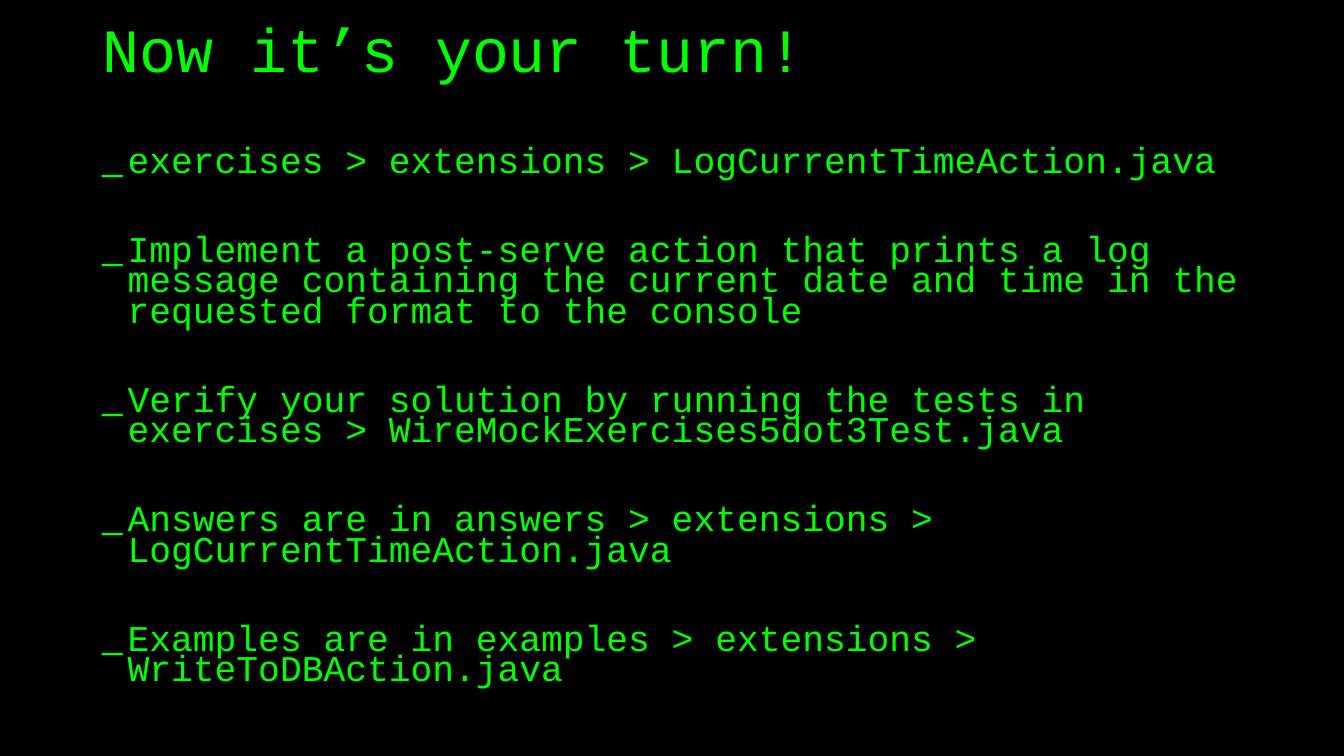
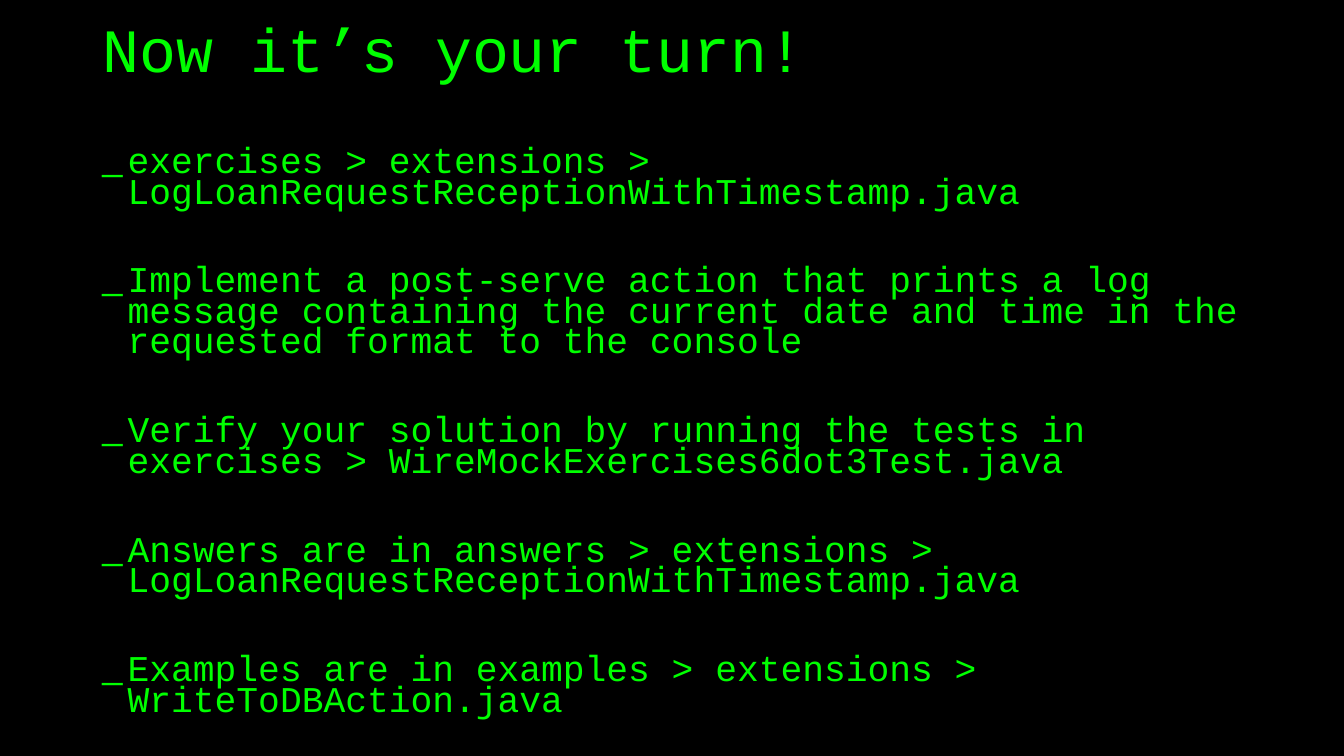
Before and after one commit to basdijkstra/wiremock-workshop, a slide deck: slide 76 of wiremock_workshop.pptx (slide 70 before the commit). Drawn at 1344x756 pixels with LibreOffice and Linux fonts; fonts in the diff are those of the drawing. Boxes give left, top, right and bottom in pixels: in the first picture for what was removed or moved away, otherwise in the second. Text is boxed around its words. In the diff, an @@ line names an element or a change of style, - is before the commit and + after.

```diff
--- a/wiremock_workshop.pptx
+++ b/wiremock_workshop.pptx
@@ text at [128,147,1020,212]: text changed @@
-_ exercises > extensions > LogCurrentTimeAction.java
+_ exercises > extensions > LogLoanRequestReceptionWithTimestamp.java
@@ text at [128,417,1086,600]: text changed @@
-_ Verify your solution by running the tests in exercises > WireMockExercises5dot3Test.java
-_ Answers are in answers > extensions > LogCurrentTimeAction.java
+_ Verify your solution by running the tests in exercises > WireMockExercises6dot3Test.java
+_ Answers are in answers > extensions > LogLoanRequestReceptionWithTimestamp.java
```
Also in this commit, not shown: 19 other slides changed, 11 slides added, 5 slides removed, 2 other files.
